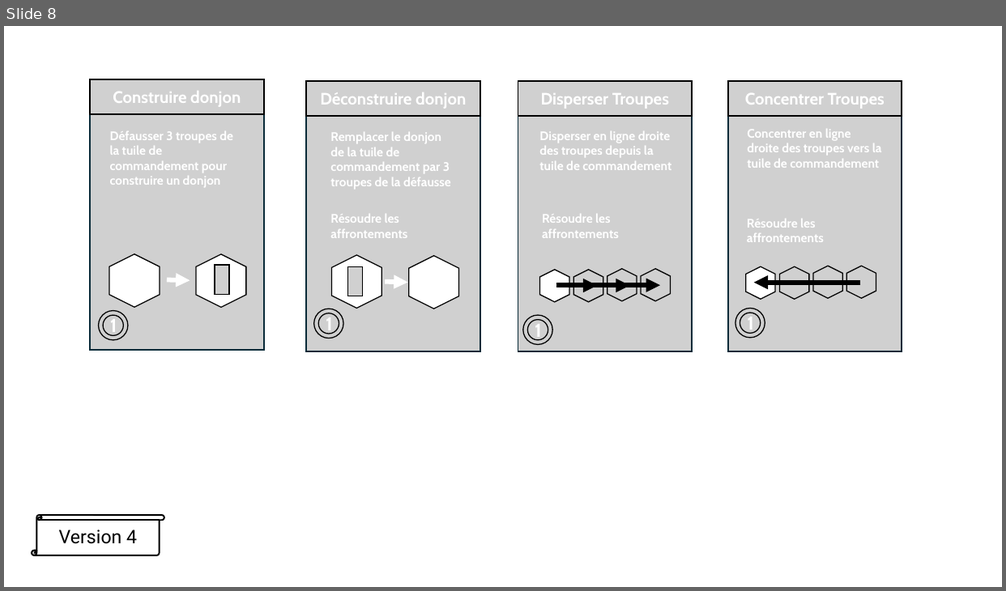
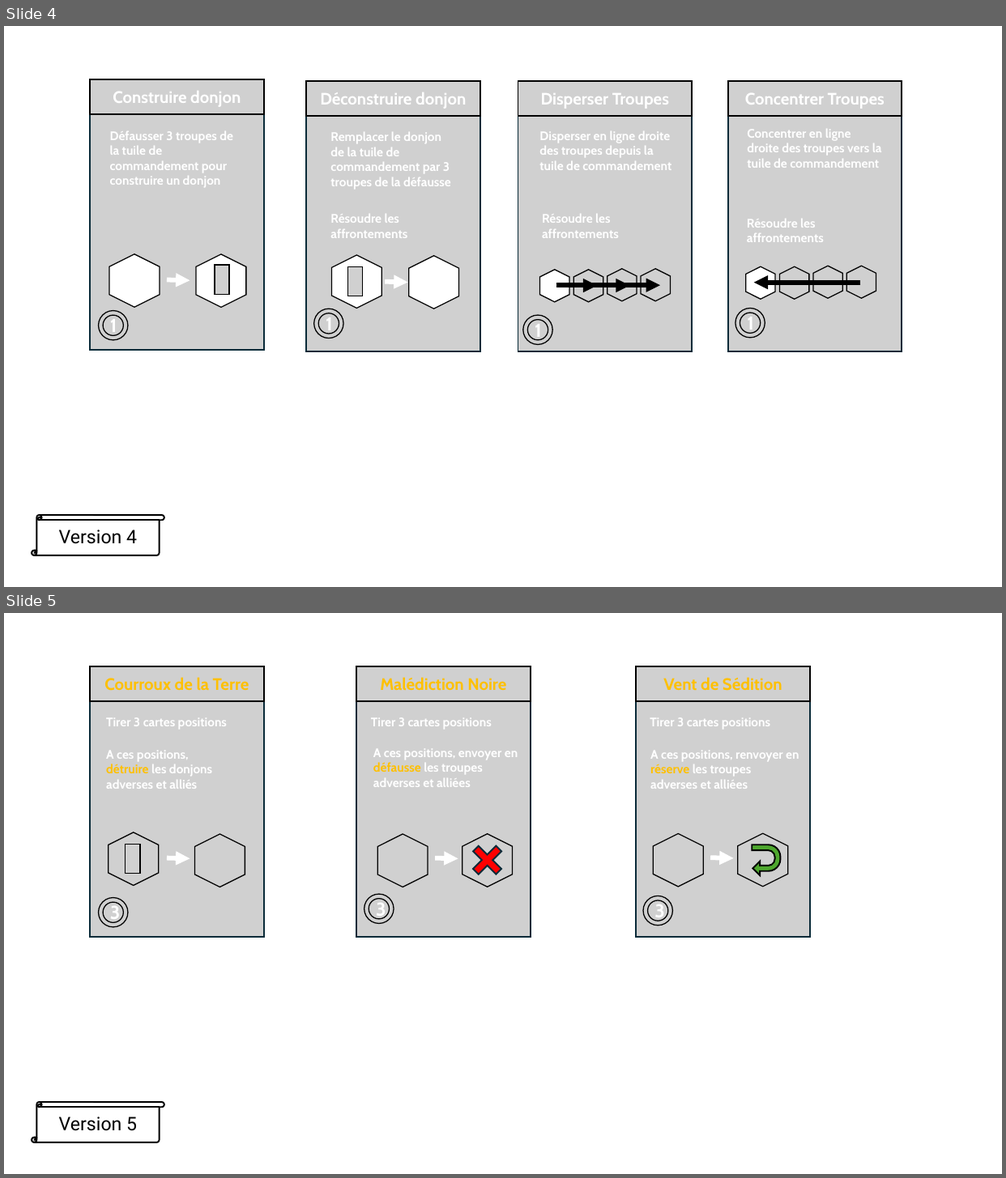
Before and after one commit to LucasBorboleta/Donjons-et-Barons, a slide deck: pictures/cartes-a-jouer.pptx. Shown one above the other, each under a label of ours: slide 8 before the commit, slides 4 and 5 after it. The pictures are 1006x591 and 1006x1178 pixels, drawn with LibreOffice and Linux fonts; fonts in the diff are those of the drawing; grey boxes stand for pictures; background and template pictures are left out. Boxes give left, top, right and bottom in pixels: in the first picture for what was removed or moved away, otherwise in the second. Text is boxed around its words. In the diff, an @@ line names an element or a change of style, - is before the commit and + after.

Commit message:
Ajout cartes calamités + redimensionnement des cartes positions

```diff
--- a/pictures/cartes-a-jouer.pptx
+++ b/pictures/cartes-a-jouer.pptx
@@ slide 5 added at box(4, 613, 1002, 1174), background #FFFFFF @@
@@ group added at box(90, 666, 264, 937): 6 pictures, 2 texts, 1 arrow @@
+Courroux de la Terre
+3
+Tirer 3 cartes positions
+A ces positions, détruire les donjons adverses et alliés
@@ group added at box(356, 666, 530, 937): 5 pictures, 2 texts, 1 arrow, 1 cross @@
+Malédiction Noire
+3
+A ces positions, envoyer en défausse les troupes adverses et alliées
+Tirer 3 cartes positions
@@ group added at box(636, 666, 809, 937): 5 pictures, 2 texts, 1 arrow, 1 uturn arrow @@
+Vent de Sédition
+3
+A ces positions, renvoyer en réserve les troupes adverses et alliées
+Tirer 3 cartes positions
@@ vertical scroll added at box(32, 1102, 164, 1143), fill #FFFFFF, outline #000000 1.5 pt, 18 pt, text #000000 @@
+Version 5
@@ what was slide 8 is now slide 4 @@
```
Also in this commit, not shown: 4 slides removed, 6 other files.
